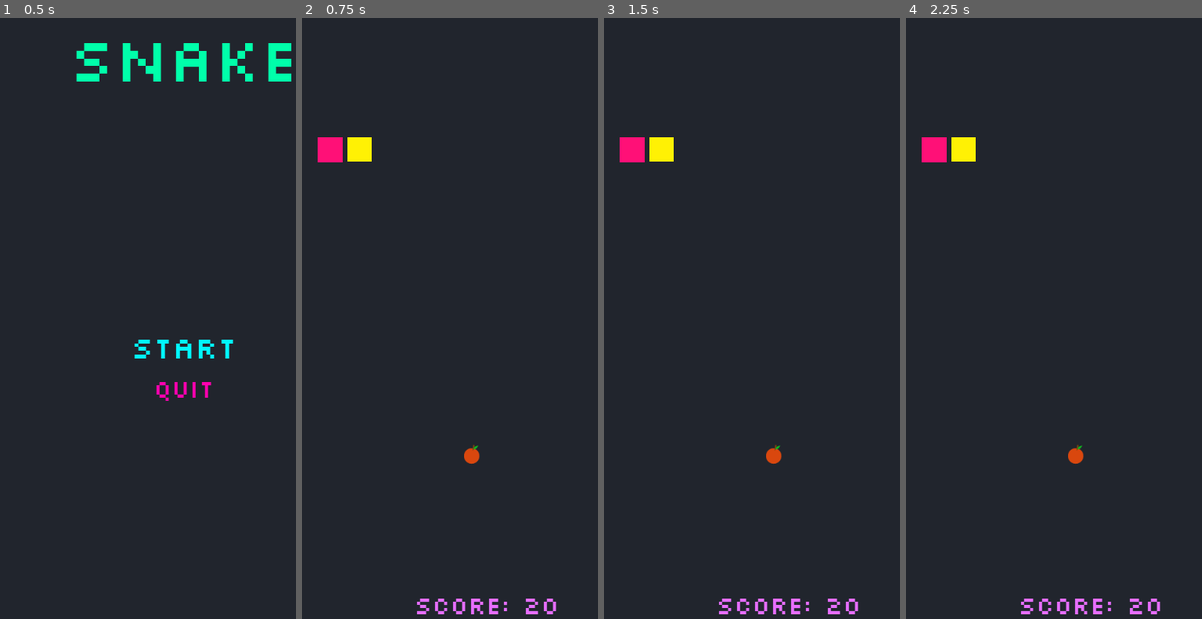
Above: before the commit, frames 1-4 (left to right).
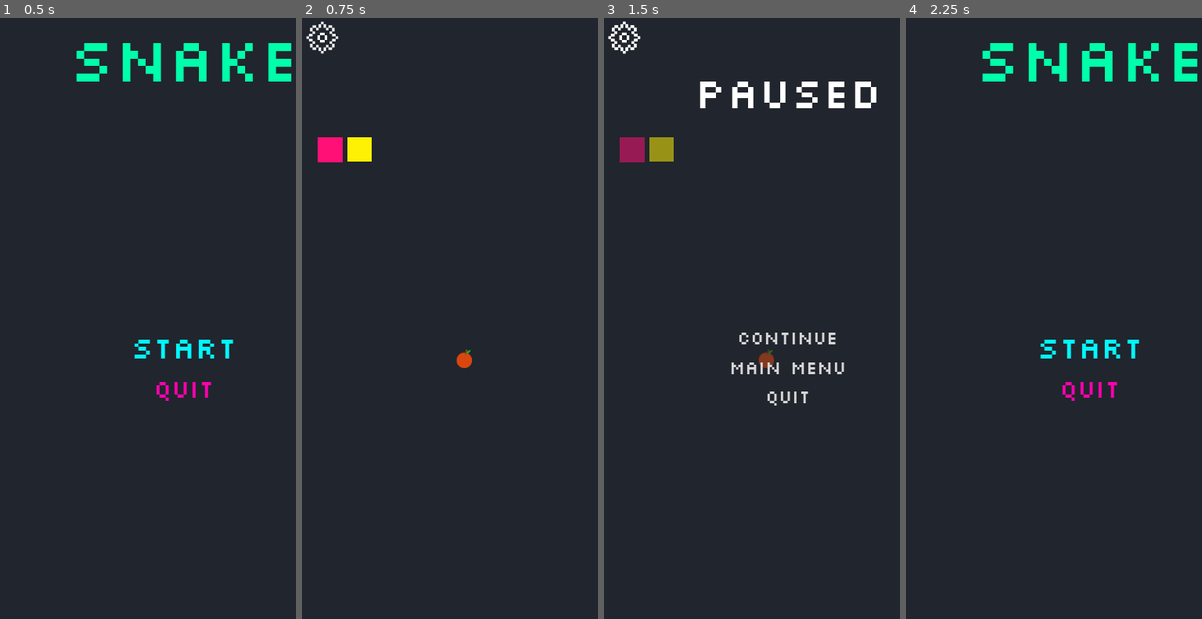
Above: after the commit, the same moments.

Repository: Gepsonka/MobileDev-Snake
Game: Godot game, scene res://MainMenu.tscn
Same seed, same stepped clock (60 frames per second), same inputs: the game is played once before the commit and once after it.
Inputs (mouse positions are in pixels of both pictures, inside the frame that each line leads up to):
- Up to frame 1 (0.5 s): no input
- Up to frame 2 (0.75 s): click "Start" at 0.5 s
- Up to frame 3 (1.5 s): click (624, 36) at 1.27 s
- Up to frame 4 (2.25 s): click (1089, 366) at 2 s, where only the run after the commit has a clickable "Main Menu"

Frame 1 is identical in both runs. In frame 2, 1.0% of the frame differs, in the area x 1-86%, y 0-100%; in frame 3, 3.5%; in frame 4, 4.1%, in the area x 5-99%, y 4-100%.

Commit message:
added pause menu

Diff:
--- /dev/null
+++ b/ContinueButton.gd
@@ -0,0 +1,21 @@
+extends Button
+
+
+# Declare member variables here. Examples:
+# var a = 2
+# var b = "text"
+
+func _pressed():
+	var timer = get_parent().get_parent().get_parent().get_node("Timer")
+	timer.start()
+	var pauseMenu = get_parent().get_parent()
+	pauseMenu.visible = false
+
+# Called when the node enters the scene tree for the first time.
+func _ready():
+	pass # Replace with function body.
+
+
+# Called every frame. 'delta' is the elapsed time since the previous frame.
+#func _process(delta):
+#	pass
--- a/Game.tscn
+++ b/Game.tscn
@@ -1,7 +1,13 @@
-[gd_scene load_steps=5 format=2]
+[gd_scene load_steps=15 format=2]
 
 [ext_resource path="res://Food.gd" type="Script" id=1]
 [ext_resource path="res://assets/food.png" type="Texture" id=2]
+[ext_resource path="res://assets/icons8-settings-64.png" type="Texture" id=3]
+[ext_resource path="res://PauseButton.gd" type="Script" id=4]
+[ext_resource path="res://PauseMenu.gd" type="Script" id=5]
+[ext_resource path="res://QuitButton.gd" type="Script" id=6]
+[ext_resource path="res://MainMenuButton.gd" type="Script" id=7]
+[ext_resource path="res://ContinueButton.gd" type="Script" id=8]
 
 [sub_resource type="DynamicFontData" id=1]
 font_path = "res://Silkscreen-Regular.ttf"
@@ -9,6 +15,21 @@
 [sub_resource type="DynamicFont" id=2]
 size = 40
 font_data = SubResource( 1 )
+
+[sub_resource type="DynamicFontData" id=3]
+font_path = "res://assets/Silkscreen-Regular.ttf"
+
+[sub_resource type="DynamicFont" id=4]
+size = 70
+font_data = SubResource( 3 )
+
+[sub_resource type="DynamicFontData" id=5]
+font_path = "res://assets/Silkscreen-Regular.ttf"
+
+[sub_resource type="DynamicFont" id=6]
+size = 30
+outline_color = Color( 0.666667, 0.666667, 0.666667, 1 )
+font_data = SubResource( 5 )
 
 [node name="Node2D" type="Node2D"]
 
@@ -29,7 +50,7 @@
 valign = 1
 
 [node name="Food" type="Sprite" parent="."]
-position = Vector2( 276, 712 )
+position = Vector2( 264, 556 )
 texture = ExtResource( 2 )
 script = ExtResource( 1 )
 
@@ -51,3 +72,73 @@
 
 [node name="Timer" type="Timer" parent="."]
 wait_time = 0.5
+
+[node name="PauseMenu" type="Node2D" parent="."]
+visible = false
+z_index = 10
+script = ExtResource( 5 )
+
+[node name="ColorRect" type="ColorRect" parent="PauseMenu"]
+margin_right = 600.0
+margin_bottom = 1024.0
+rect_scale = Vector2( 0.997123, 1 )
+color = Color( 0.133333, 0.14902, 0.180392, 0.462745 )
+
+[node name="Label" type="Label" parent="PauseMenu"]
+margin_top = 70.0
+margin_right = 600.0
+margin_bottom = 170.0
+custom_fonts/font = SubResource( 4 )
+text = "Paused"
+align = 1
+valign = 1
+
+[node name="VBoxContainer" type="VBoxContainer" parent="PauseMenu"]
+margin_top = 500.0
+margin_right = 600.0
+margin_bottom = 643.0
+
+[node name="ContinueButton" type="Button" parent="PauseMenu/VBoxContainer"]
+margin_right = 600.0
+margin_bottom = 45.0
+custom_colors/font_color = Color( 0.843137, 0.843137, 0.843137, 1 )
+custom_colors/font_color_pressed = Color( 0.345098, 0.345098, 0.345098, 1 )
+custom_fonts/font = SubResource( 6 )
+text = "Continue"
+flat = true
+script = ExtResource( 8 )
+
+[node name="MainMenuButton" type="Button" parent="PauseMenu/VBoxContainer"]
+margin_top = 49.0
+margin_right = 600.0
+margin_bottom = 94.0
+custom_colors/font_color = Color( 0.843137, 0.843137, 0.843137, 1 )
+custom_colors/font_color_pressed = Color( 0.345098, 0.345098, 0.345098, 1 )
+custom_fonts/font = SubResource( 6 )
+text = "Main Menu"
+flat = true
+script = ExtResource( 7 )
+
+[node name="QuitButton" type="Button" parent="PauseMenu/VBoxContainer"]
+margin_top = 98.0
+margin_right = 600.0
+margin_bottom = 143.0
+custom_colors/font_color = Color( 0.843137, 0.843137, 0.843137, 1 )
+custom_colors/font_color_pressed = Color( 0.345098, 0.345098, 0.345098, 1 )
+custom_fonts/font = SubResource( 6 )
+text = "Quit"
+flat = true
+script = ExtResource( 6 )
+
+[node name="Node2D" type="Node2D" parent="."]
+z_index = 100
+
+[node name="PauseButton" type="TextureButton" parent="Node2D"]
+margin_right = 64.0
+margin_bottom = 64.0
+texture_normal = ExtResource( 3 )
+texture_pressed = ExtResource( 3 )
+texture_hover = ExtResource( 3 )
+texture_disabled = ExtResource( 3 )
+texture_focused = ExtResource( 3 )
+script = ExtResource( 4 )
--- a/MainMenu.tscn
+++ b/MainMenu.tscn
@@ -1,7 +1,7 @@
 [gd_scene load_steps=7 format=2]
 
 [ext_resource path="res://Start.gd" type="Script" id=1]
-[ext_resource path="res://Silkscreen-Regular.ttf" type="DynamicFontData" id=2]
+[ext_resource path="res://assets/Silkscreen-Regular.ttf" type="DynamicFontData" id=2]
 [ext_resource path="res://Quit.gd" type="Script" id=3]
 
 [sub_resource type="DynamicFont" id=1]
--- /dev/null
+++ b/MainMenuButton.gd
@@ -0,0 +1,17 @@
+extends Button
+
+
+# Declare member variables here. Examples:
+# var a = 2
+# var b = "text"
+
+func _pressed():
+	get_tree().change_scene("res://MainMenu.tscn");
+# Called when the node enters the scene tree for the first time.
+func _ready():
+	pass # Replace with function body.
+
+
+# Called every frame. 'delta' is the elapsed time since the previous frame.
+#func _process(delta):
+#	pass
--- /dev/null
+++ b/PauseButton.gd
@@ -0,0 +1,23 @@
+extends TextureButton
+
+
+# Declare member variables here. Examples:
+# var a = 2
+# var b = "text"
+func _pressed():
+	var timer = get_parent().get_parent().get_node("Timer")
+	if timer.is_stopped():
+		timer.start()
+	else:
+		timer.stop()
+	var pauseMenu = get_parent().get_parent().get_node("PauseMenu")
+	pauseMenu.visible = !pauseMenu.visible
+
+# Called when the node enters the scene tree for the first time.
+func _ready():
+	pass # Replace with function body.
+
+
+# Called every frame. 'delta' is the elapsed time since the previous frame.
+#func _process(delta):
+#	pass
--- /dev/null
+++ b/PauseMenu.gd
@@ -0,0 +1,16 @@
+extends Node2D
+
+
+# Declare member variables here. Examples:
+# var a = 2
+# var b = "text"
+
+
+# Called when the node enters the scene tree for the first time.
+func _ready():
+	pass # Replace with function body.
+
+
+# Called every frame. 'delta' is the elapsed time since the previous frame.
+#func _process(delta):
+#	pass
--- /dev/null
+++ b/QuitButton.gd
@@ -0,0 +1,19 @@
+extends Button
+
+
+# Declare member variables here. Examples:
+# var a = 2
+# var b = "text"
+
+func _physics_process(delta: float):
+	if is_pressed():
+		get_tree().quit()
+
+# Called when the node enters the scene tree for the first time.
+func _ready():
+	pass # Replace with function body.
+
+
+# Called every frame. 'delta' is the elapsed time since the previous frame.
+#func _process(delta):
+#	pass
Renamed: Silkscreen-Regular.ttf -> assets/Silkscreen-Regular.ttf
Binary file added: assets/icons8-settings-64.png
Not shown, added: assets/icons8-settings-64.png.import
